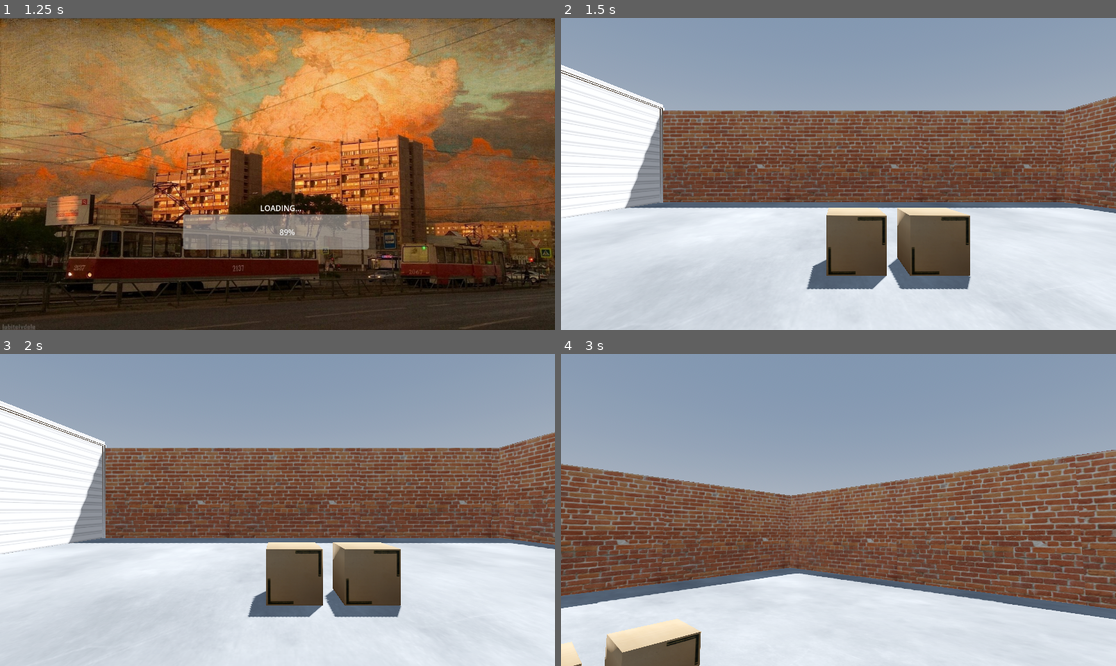
Above: before the commit, frames 1-4 (two rows, left to right).
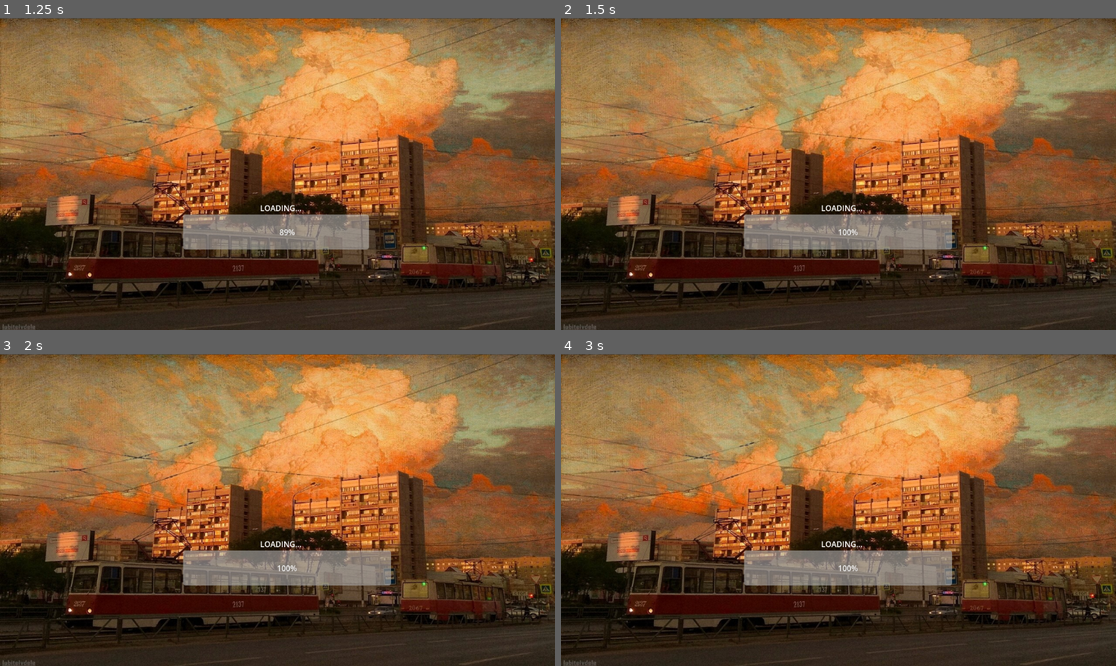
Above: after the commit, the same moments.

Repository: DavidkasUnit/Escape
Game: Godot game, scene res://scenes/loadScene.tscn
The game is run twice, just before and just after one commit, with the same random seed, the same clock (stepped at 60 frames per second) and the same inputs. This scene is started directly instead of the project's main scene.
Inputs (mouse positions are in pixels of both pictures, inside the frame that each line leads up to):
- Up to frame 1 (1.25 s): move the mouse to (399, 158) at 0.52 s; tap A (a) at 0.6 s; click (399, 158) at 0.67 s; tap D (d) at 0.8 s
- Up to frame 2 (1.5 s): move the mouse to (727, 189) at 1.27 s; tap D (d) at 1.35 s; click (727, 189) at 1.42 s
- Up to frame 3 (2 s): tap S (s) at 1.55 s
- Up to frame 4 (3 s): tap Enter at 2 s; move the mouse to (849, 503) at 2.02 s; tap S (s) at 2.1 s; click (849, 503) at 2.17 s; tap W (w) at 2.3, 2.85 s; tap Space (Space) at 2.75 s; move the mouse to (832, 516) at 2.77 s; click (832, 516) at 2.92 s

Frame 1 is identical in both runs. In frame 2, 96% of the frame differs, in the area x 0-100%, y 0-100%; in frame 3, 96%; in frame 4, 95%.

Commit message:
Переключение между лвл-ми через комп

Diff:
--- a/project.godot
+++ b/project.godot
@@ -14,6 +14,10 @@
 run/main_scene="res://scenes/main_test_room.tscn"
 config/features=PackedStringArray("4.2", "Forward Plus")
 config/icon="res://icon.svg"
+
+[autoload]
+
+Global="*res://scripts/Global.gd"
 
 [dotnet]
 
--- a/scripts/LoadScene.gd
+++ b/scenes/LoadScene.gd
@@ -17,8 +17,14 @@
 	progress_bar.value = progress * 100
 
 	if time_passed >= 1.4:
-		get_tree().change_scene_to_file("res://scenes/GamePostOffice.tscn")
-
+		if Global.lvl1 == true :
+			get_tree().change_scene_to_file("res://scenes/GamePostOffice.tscn")
+		if Global.lvl2 == true :
+			get_tree().change_scene_to_file("res://scenes/test2.tscn")
+		if Global.lvl3 == true :
+			get_tree().change_scene_to_file("res://scenes/test3.tscn")
+		if Global.lvl4 == true :
+			get_tree().change_scene_to_file("res://scenes/test4.tscn")
 
 
 func _on_progress_label_ready():
--- a/scenes/loadScene.tscn
+++ b/scenes/loadScene.tscn
@@ -1,7 +1,7 @@
 [gd_scene load_steps=3 format=3 uid="uid://bclphvtfl8k1k"]
 
 [ext_resource type="Texture2D" uid="uid://b31h3n3luhbn2" path="res://Png/loadBackground.jpg" id="1_56wyt"]
-[ext_resource type="Script" path="res://scripts/LoadScene.gd" id="1_udcn7"]
+[ext_resource type="Script" path="res://scenes/LoadScene.gd" id="1_udcn7"]
 
 [node name="Node2D" type="Node2D"]
 
--- a/scenes/monitor_menu.gd
+++ /dev/null
@@ -1,15 +0,0 @@
-extends Control
-
-# Called when the node enters the scene tree for the first time.
-func _ready():
-	pass
-
-
-# Called every frame. 'delta' is the elapsed time since the previous frame.
-func _process(delta):
-	pass
-
-
-
-func _on_назад_pressed():
-	get_tree().change_scene_to_file("res://scenes/main_test_room.tscn")
--- a/scenes/monitor_menu.tscn
+++ b/scenes/monitor_menu.tscn
@@ -1,6 +1,6 @@
 [gd_scene load_steps=4 format=3 uid="uid://bhcsrxgd2ldjg"]
 
-[ext_resource type="Script" path="res://scenes/monitor_menu.gd" id="1_8i6fh"]
+[ext_resource type="Script" path="res://scripts/monitor_menu.gd" id="1_8i6fh"]
 [ext_resource type="Script" path="res://scenes/Назад.gd" id="2_6xy2q"]
 
 [sub_resource type="Texture2DRD" id="Texture2DRD_lh3qr"]
@@ -71,6 +71,22 @@
 [node name="Лвл 3" type="Button" parent="."]
 layout_mode = 1
 anchors_preset = -1
+anchor_left = 0.41
+anchor_top = 0.481
+anchor_right = 0.576
+anchor_bottom = 0.574
+offset_left = -3.32004
+offset_top = 0.311981
+offset_right = 1.44794
+offset_bottom = -0.951996
+grow_horizontal = 2
+grow_vertical = 2
+text = "Будівництво"
+icon = SubResource("Texture2DRD_lh3qr")
+
+[node name="Лвл 4" type="Button" parent="."]
+layout_mode = 1
+anchors_preset = -1
 anchor_left = 0.646
 anchor_top = 0.481
 anchor_right = 0.812
@@ -100,22 +116,8 @@
 "
 script = ExtResource("2_6xy2q")
 
-[node name="Лвл 4" type="Button" parent="."]
-layout_mode = 1
-anchors_preset = -1
-anchor_left = 0.41
-anchor_top = 0.481
-anchor_right = 0.576
-anchor_bottom = 0.574
-offset_left = -3.32004
-offset_top = 0.311981
-offset_right = 1.44794
-offset_bottom = -0.951996
-grow_horizontal = 2
-grow_vertical = 2
-text = "Будівництво"
-icon = SubResource("Texture2DRD_lh3qr")
-
 [connection signal="pressed" from="Лвл 1" to="." method="_on_лвл_1_pressed"]
+[connection signal="pressed" from="Лвл 2" to="." method="_on_лвл_2_pressed"]
+[connection signal="pressed" from="Лвл 3" to="." method="_on_лвл_3_pressed"]
+[connection signal="pressed" from="Лвл 4" to="." method="_on_лвл_4_pressed"]
 [connection signal="pressed" from="Назад" to="." method="_on_назад_pressed"]
-[connection signal="pressed" from="Лвл 4" to="." method="_on_лвл_1_pressed"]
--- /dev/null
+++ b/scenes/test2.tscn
@@ -0,0 +1,16 @@
+[gd_scene format=3 uid="uid://bn8m3vo7wydw7"]
+
+[node name="Test2" type="Node2D"]
+
+[node name="TextEdit" type="TextEdit" parent="."]
+anchors_preset = 15
+anchor_right = 1.0
+anchor_bottom = 1.0
+offset_left = -4.0
+offset_top = -4.0
+offset_right = 1142.0
+offset_bottom = 648.0
+grow_horizontal = 2
+grow_vertical = 2
+text = "lvl2
+"
--- /dev/null
+++ b/scenes/test3.tscn
@@ -0,0 +1,9 @@
+[gd_scene format=3 uid="uid://basyn5vp5scub"]
+
+[node name="Test3" type="Node2D"]
+
+[node name="TextEdit" type="TextEdit" parent="."]
+offset_right = 1162.0
+offset_bottom = 641.0
+text = "lvl3
+"
--- /dev/null
+++ b/scenes/test4.tscn
@@ -0,0 +1,8 @@
+[gd_scene format=3 uid="uid://cghog67i6oux8"]
+
+[node name="Test4" type="Node2D"]
+
+[node name="TextEdit" type="TextEdit" parent="."]
+offset_right = 1135.0
+offset_bottom = 644.0
+text = "Lvl4"
--- /dev/null
+++ b/scripts/Global.gd
@@ -0,0 +1,6 @@
+extends Node
+
+var lvl1 = false
+var lvl2 = false
+var lvl3 = false
+var lvl4 = false
--- /dev/null
+++ b/scripts/monitor_menu.gd
@@ -0,0 +1,36 @@
+extends Control
+
+# Called when the node enters the scene tree for the first time.
+
+
+func _on_назад_pressed():
+	get_tree().change_scene_to_file("res://scenes/main_test_room.tscn")
+
+
+func _on_лвл_1_pressed():
+	Global.lvl2 = false
+	Global.lvl3 = false
+	Global.lvl4 = false
+	Global.lvl1 = true
+
+
+
+func _on_лвл_2_pressed():
+	Global.lvl1 = false
+	Global.lvl3 = false
+	Global.lvl4 = false
+	Global.lvl2 = true
+
+
+func _on_лвл_3_pressed():
+	Global.lvl1 = false
+	Global.lvl2 = false
+	Global.lvl4 = false
+	Global.lvl3 = true
+
+
+func _on_лвл_4_pressed():
+	Global.lvl1 = false
+	Global.lvl2 = false
+	Global.lvl3 = false
+	Global.lvl4 = true
